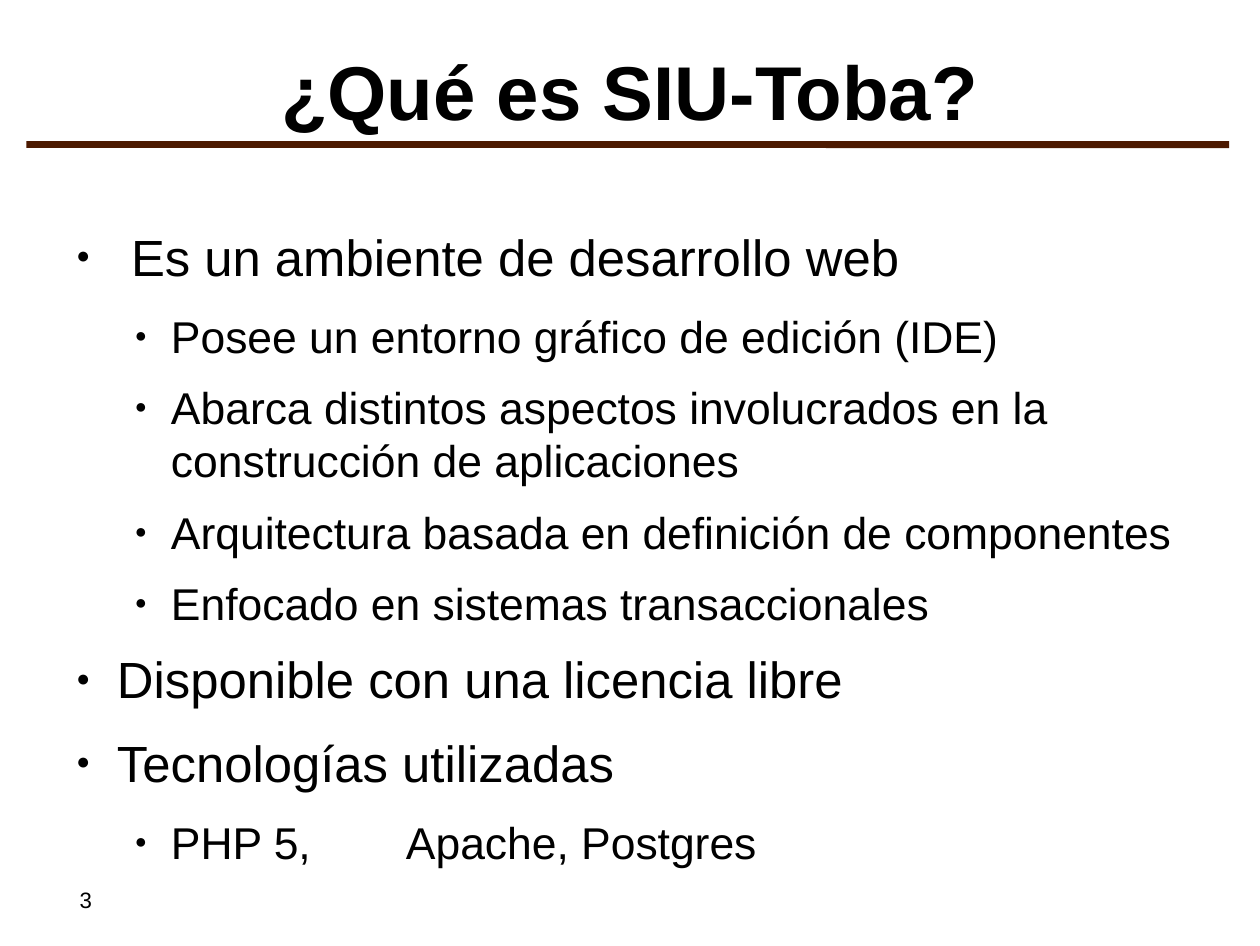
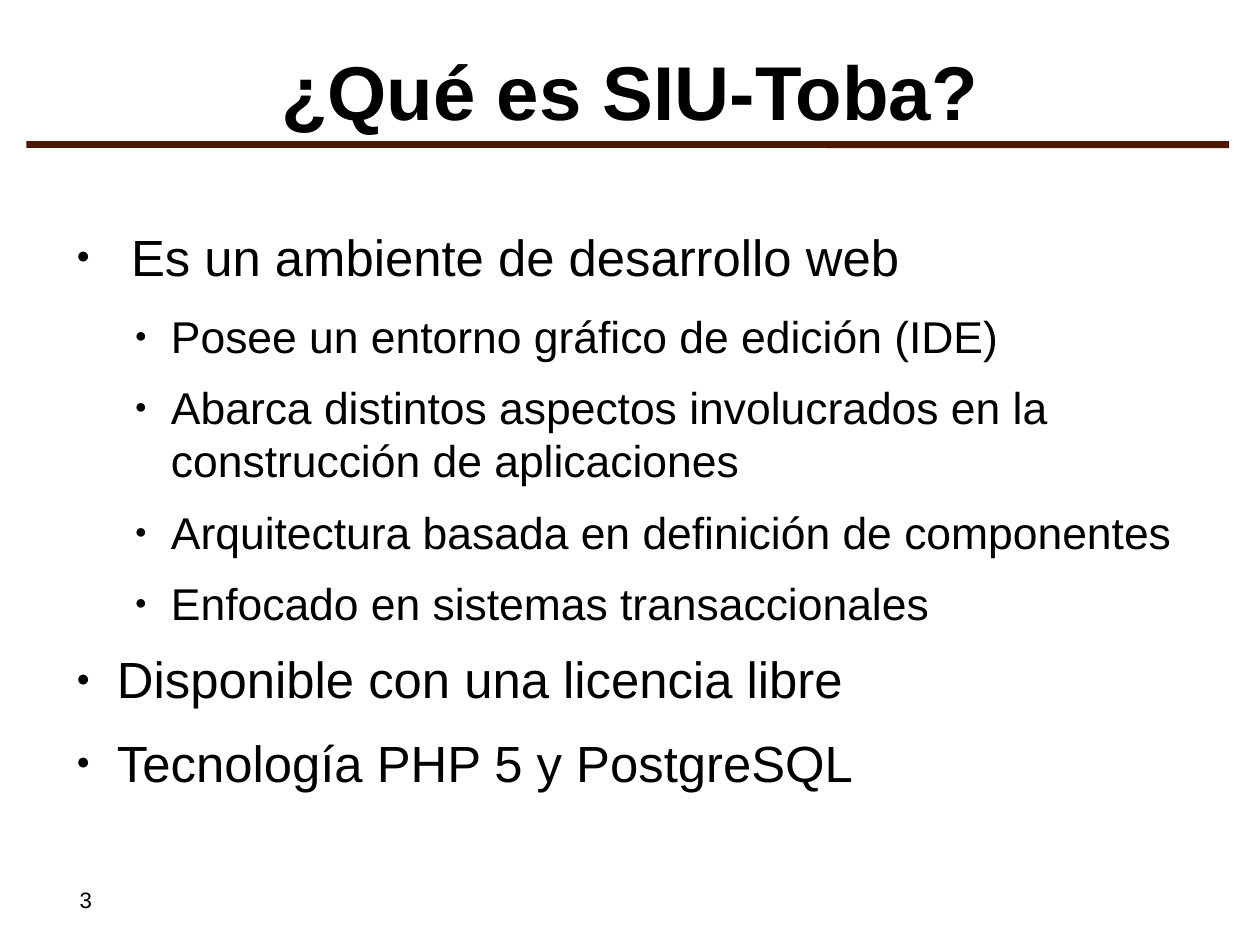
Before and after one commit to SIU-Toba/framework, a slide deck: slide 3 of doc/presentaciones/2007 - JAIIO - SIE - imprimible.odp. Drawn at 1260x946 pixels with LibreOffice and Linux fonts; fonts in the diff are those of the drawing; background and template pictures are left out. Boxes give left, top, right and bottom in pixels: in the first picture for what was removed or moved away, otherwise in the second. Text is boxed around its words. In the diff, an @@ line names an element or a change of style, - is before the commit and + after.

```diff
--- a/doc/presentaciones/2007 - JAIIO - SIE - imprimible.odp
+++ b/doc/presentaciones/2007 - JAIIO - SIE - imprimible.odp
@@ text at [117, 744, 853, 792]: text changed @@
-● Tecnologías utilizadas
-  ● PHP 5, Apache, Postgres
+● Tecnología PHP 5 y PostgreSQL
```
Also in this commit, not shown: 1 other slide changed.
